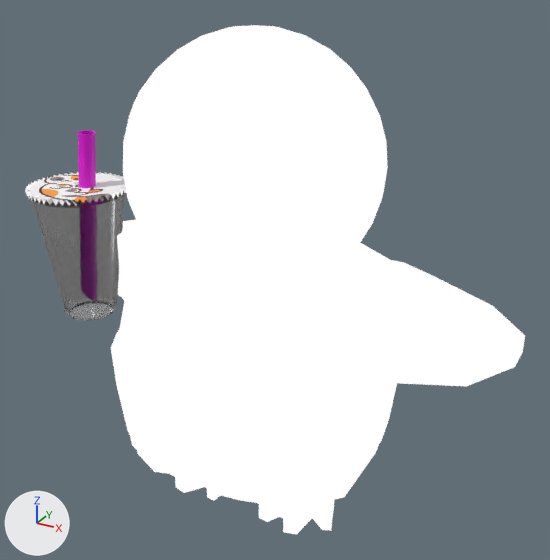
Renders of the glTF model LicHielos.glb from each side of a commit.
The view is the same before and after, from a camera (50 mm lens) standing at (3.21, -5.48, 5.12) and looking at (0.04, 0.27, 2.24). Every picture has the same lights, and +X, +Y and +Z are marked at lower left. The older version comes first. Where no turn or scale is listed for an object, it has been applied to the vertices.

Script lines for the objects in view, before the commit:
```python
ob_cuerpo = bpy.data.objects.new('Cuerpo', me_cube_002)
ob_cuerpo.location = (0.085, -0.854, 1.132)
ob_ojoizquierdo = bpy.data.objects.new('OjoIzquierdo', me_circle)
ob_ojoizquierdo.location = (0.518, -0.969, 3.464)
ob_pataderecha = bpy.data.objects.new('PataDerecha', me_cube_006)
ob_pataderecha.location = (-0.472, 0.144, 0.036)
ob_pataizquierda = bpy.data.objects.new('PataIzquierda', me_cube_003)
ob_pataizquierda.location = (0.472, 0.144, 0.036)
ob_pico = bpy.data.objects.new('Pico', me_cone_006)
ob_pico.location = (0.0, -1.223, 3.274)
ob_popote = bpy.data.objects.new('Popote', me_circle_008)
ob_popote.location = (-1.645, -0.23, 3.55)
ob_vaso = bpy.data.objects.new('Vaso', me_torus_002)
ob_vaso.location = (-1.771, -0.281, 1.777)
```
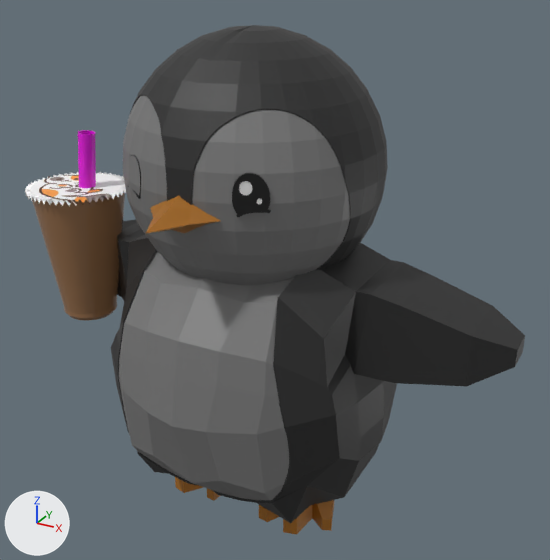
What changed in the scene script:
```text
Change mat_cabeza:
    remove n0 = _N.new('ShaderNodeEmission'); n0.name = 'Emission'
    remove n1 = _N.new('ShaderNodeLightPath'); n1.name = 'Light Path'
    remove n2 = _N.new('ShaderNodeBsdfTransparent'); n2.name = 'Transparent BSDF'
    remove n3 = _N.new('ShaderNodeMixShader'); n3.name = 'Mix Shader'
    add n5 = _N.new('ShaderNodeBsdfPrincipled'); n5.name = 'Principled BSDF'
    add n5.inputs[0].default_value = (0.184, 0.184, 0.184, 1.0)  # 'Base Color', grey #777777
    where n4 = _N.new('ShaderNodeOutputMaterial'); n4.name = 'Material Output'
    remove _L.new(n1.outputs[0], n3.inputs[0])  # 'Is Camera Ray' to 'Factor'
    remove _L.new(n2.outputs[0], n3.inputs[1])  # 'BSDF' to 'Shader'
    remove _L.new(n0.outputs[0], n3.inputs[2])  # 'Emission' to 'Shader'
    remove _L.new(n3.outputs[0], n4.inputs[0])  # 'Shader' to 'Surface'
    add _L.new(n5.outputs[0], n4.inputs[0])  # 'BSDF' to 'Surface'
Change mat_cabezaexterna:
    remove n0 = _N.new('ShaderNodeEmission'); n0.name = 'Emission'
    remove n1 = _N.new('ShaderNodeLightPath'); n1.name = 'Light Path'
    remove n2 = _N.new('ShaderNodeBsdfTransparent'); n2.name = 'Transparent BSDF'
    remove n3 = _N.new('ShaderNodeMixShader'); n3.name = 'Mix Shader'
    add n5 = _N.new('ShaderNodeBsdfPrincipled'); n5.name = 'Principled BSDF'
    add n5.inputs[0].default_value = (0.019, 0.019, 0.019, 1.0)  # 'Base Color', black #262626
    where n4 = _N.new('ShaderNodeOutputMaterial'); n4.name = 'Material Output'
    remove _L.new(n1.outputs[0], n3.inputs[0])  # 'Is Camera Ray' to 'Factor'
    remove _L.new(n2.outputs[0], n3.inputs[1])  # 'BSDF' to 'Shader'
    remove _L.new(n0.outputs[0], n3.inputs[2])  # 'Emission' to 'Shader'
    remove _L.new(n3.outputs[0], n4.inputs[0])  # 'Shader' to 'Surface'
    add _L.new(n5.outputs[0], n4.inputs[0])  # 'BSDF' to 'Surface'
Change mat_ojo:
    remove n0 = _N.new('ShaderNodeEmission'); n0.name = 'Emission'
    remove n1 = _N.new('ShaderNodeLightPath'); n1.name = 'Light Path'
    remove n2 = _N.new('ShaderNodeBsdfTransparent'); n2.name = 'Transparent BSDF'
    remove n3 = _N.new('ShaderNodeMixShader'); n3.name = 'Mix Shader'
    add n5 = _N.new('ShaderNodeBsdfPrincipled'); n5.name = 'Principled BSDF'
    add n5.inputs[0].default_value = (0.0, 0.0, 0.0, 1.0)  # 'Base Color', black #000000
    where n4 = _N.new('ShaderNodeOutputMaterial'); n4.name = 'Material Output'
    remove _L.new(n1.outputs[0], n3.inputs[0])  # 'Is Camera Ray' to 'Factor'
    remove _L.new(n2.outputs[0], n3.inputs[1])  # 'BSDF' to 'Shader'
    remove _L.new(n0.outputs[0], n3.inputs[2])  # 'Emission' to 'Shader'
    remove _L.new(n3.outputs[0], n4.inputs[0])  # 'Shader' to 'Surface'
    add _L.new(n5.outputs[0], n4.inputs[0])  # 'BSDF' to 'Surface'
Change mat_naranja:
    remove n0 = _N.new('ShaderNodeEmission'); n0.name = 'Emission'
    remove n1 = _N.new('ShaderNodeLightPath'); n1.name = 'Light Path'
    remove n2 = _N.new('ShaderNodeBsdfTransparent'); n2.name = 'Transparent BSDF'
    remove n3 = _N.new('ShaderNodeMixShader'); n3.name = 'Mix Shader'
    add n5 = _N.new('ShaderNodeBsdfPrincipled'); n5.name = 'Principled BSDF'
    add n5.inputs[0].default_value = (0.386, 0.144, 0.00972, 1.0)  # 'Base Color', brown #a76a19
    where n4 = _N.new('ShaderNodeOutputMaterial'); n4.name = 'Material Output'
    remove _L.new(n1.outputs[0], n3.inputs[0])  # 'Is Camera Ray' to 'Factor'
    remove _L.new(n2.outputs[0], n3.inputs[1])  # 'BSDF' to 'Shader'
    remove _L.new(n0.outputs[0], n3.inputs[2])  # 'Emission' to 'Shader'
    remove _L.new(n3.outputs[0], n4.inputs[0])  # 'Shader' to 'Surface'
    add _L.new(n5.outputs[0], n4.inputs[0])  # 'BSDF' to 'Surface'
Change mat_vaso:
    mat_vaso.base_color: (0.8, 0.8, 0.8) -> (0.309, 0.159, 0.0723)  # white #e7e7e7 -> brown #976f4c
    remove mat_vaso.transmission_weight = 1.0
```

What differs and where, as boxes (x1, y1, x2, y2) in the pictures (550 x 560 px):
'Cuerpo', recoloured (white to grey)
    both: (111, 25, 525, 523)
'Vaso', recoloured, surface changed
    both: (31, 173, 126, 320)
'Pico', recoloured (white to brown)
    both: (145, 196, 220, 234)
'OjoIzquierdo', recoloured (white to black)
    both: (232, 173, 271, 217)
'PataIzquierda', recoloured (white to brown)
    both: (259, 500, 334, 535)
'PataDerecha', recoloured (white to brown)
    both: (175, 477, 220, 501)
'OjoDerecho', recoloured
    both: (128, 155, 141, 199)
